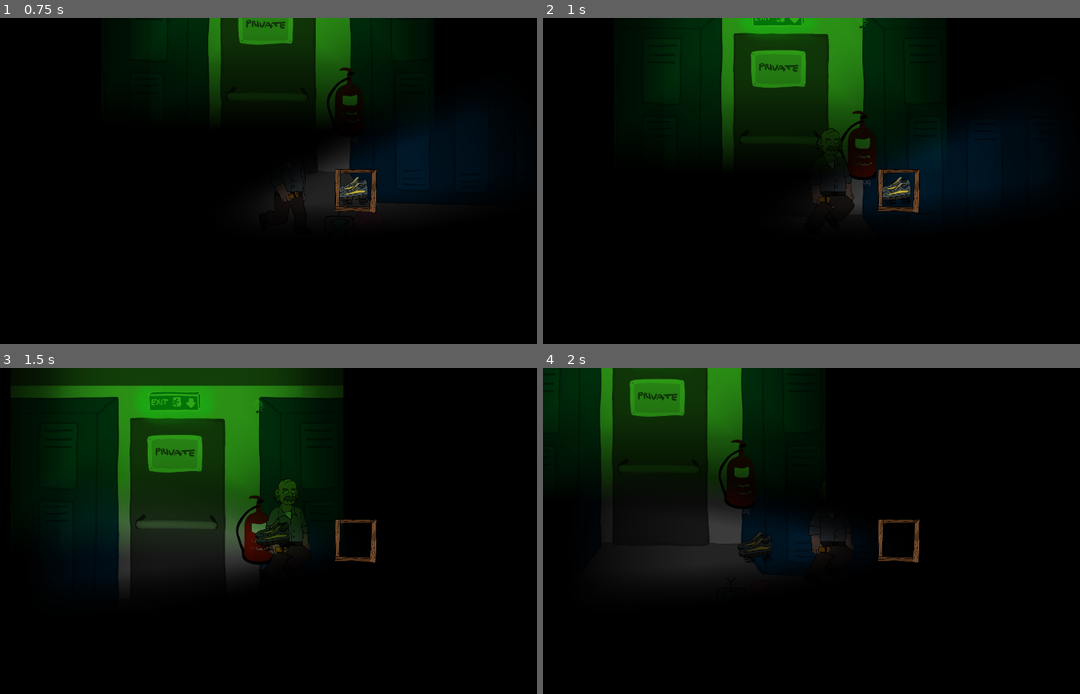
Above: before the commit, frames 1-4 (two rows, left to right).
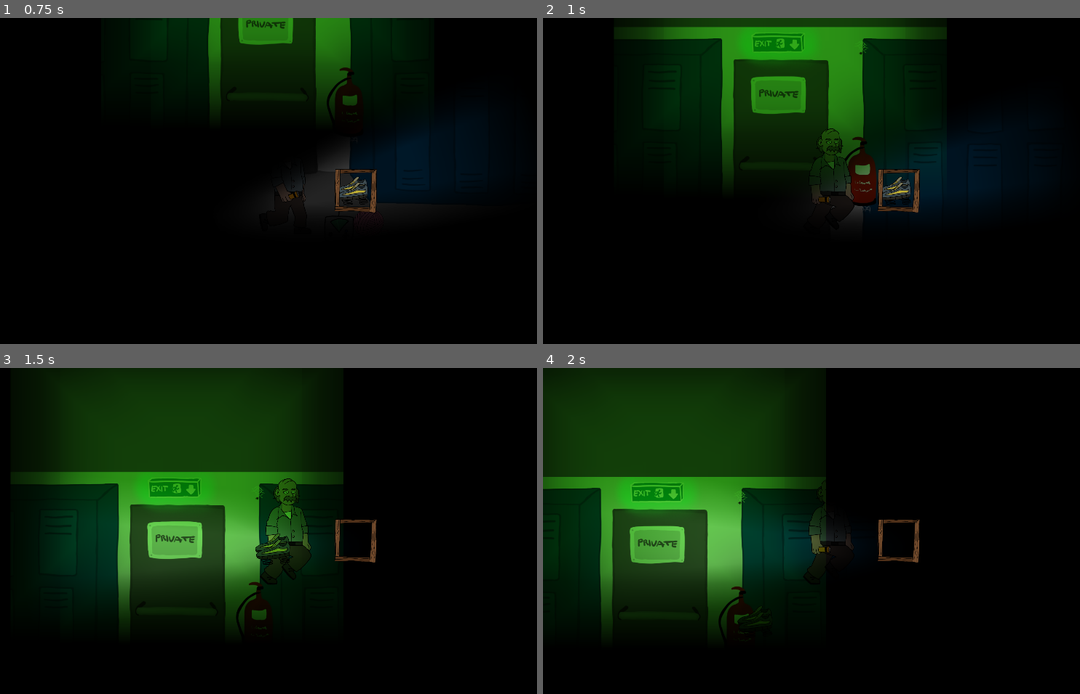
Above: after the commit, the same moments.

Repository: lennovative/ggj21
Game: Godot game, scene res://Scenes/Level.tscn
The game is run twice, just before and just after one commit, with the same random seed, the same clock (stepped at 60 frames per second) and the same inputs. Sound files missing from this copy of the repository are replaced by a short silence.
Inputs (mouse positions are in pixels of both pictures, inside the frame that each line leads up to):
- Up to frame 1 (0.75 s): move the mouse to (418, 164) at 0.52 s; hold D (right_button) from 0.53 s (still down); tap E (collect) at 0.6 s
- Up to frame 2 (1 s): keep holding D (right_button); tap Space (jump_button) at 0.77 s
- Up to frame 3 (1.5 s): keep holding D (right_button); move the mouse to (171, 547) at 1.27 s; tap E (collect) at 1.35 s
- Up to frame 4 (2 s): keep holding D (right_button); tap Space (jump_button) at 1.52 s

Frame 1 is identical in both runs. In frame 2, 7.5% of the frame differs, in the area x 14-76%, y 0-61%; in frame 3, 23%; in frame 4, 27%, in the area x 0-53%, y 0-82%.

Commit message:
Added jump-shoes jump boost

Diff:
--- a/Scripts/Player.gd
+++ b/Scripts/Player.gd
@@ -115,6 +115,8 @@
 				get_node("RadioCommPlayer").play()
 			"echolocator":
 				get_parent().start_echolocate()
+			"spring_shoes":
+				jumpSpeed = 1200
 	else:
 		walkspeed = 400
 		get_node("AnimationPlayer").set_speed_scale(1.0)
